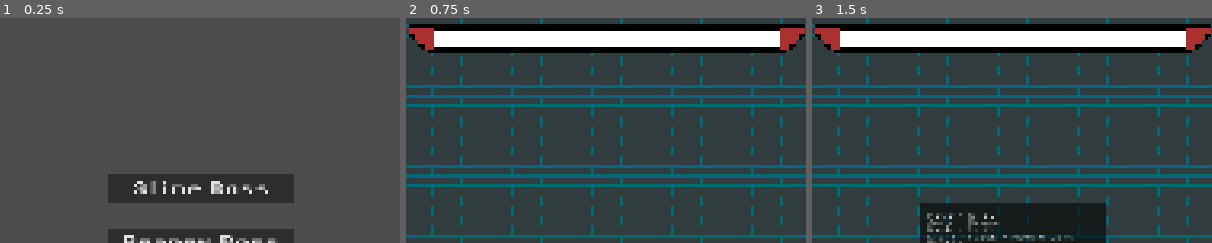
Above: before the commit, frames 1-3 (left to right).
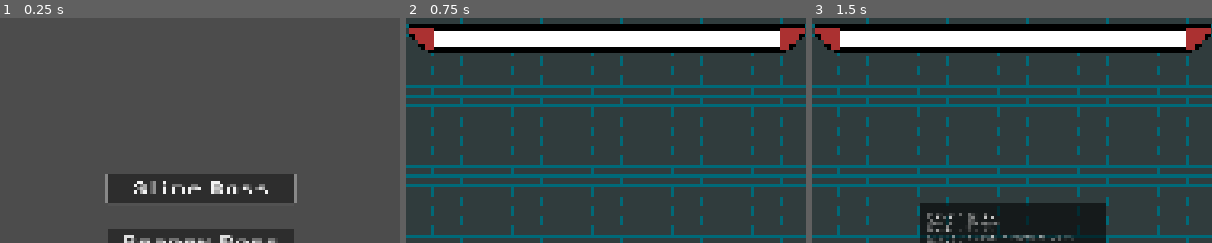
Above: after the commit, the same moments.

Repository: AnejMajnik/soulsvania
Game: Godot game, scene res://scenes/main_menu.tscn
The game is run twice, just before and just after one commit, with the same random seed, the same clock (stepped at 60 frames per second) and the same inputs. Sound files missing from this copy of the repository are replaced by a short silence.
Inputs (mouse positions are % of the whole screen's width and height, from its top left):
- Up to frame 1 (0.25 s): no input
- Up to frame 2 (0.75 s): click "Slime Boss" at 0.5 s
- Up to frame 3 (1.5 s): click (3, 5) at 1.25 s
The pictures show only the part of the screen within x 25-75%, y 0-50%; the shares and areas given below are measured in that part.

The runs differ from the first frame. In frame 1, 0.2% of the frame differs, in the area x 26-75%, y 69-83%; in frame 2, nothing differs; in frame 3, nothing differs.

Commit message:
Added controller menu support

Diff:
--- a/project.godot
+++ b/project.godot
@@ -35,6 +35,14 @@
 
 [input]
 
+ui_accept={
+"deadzone": 0.5,
+"events": [Object(InputEventKey,"resource_local_to_scene":false,"resource_name":"","device":16,"window_id":0,"alt_pressed":false,"shift_pressed":false,"ctrl_pressed":false,"meta_pressed":false,"pressed":false,"keycode":4194309,"physical_keycode":0,"key_label":0,"unicode":0,"location":0,"echo":false,"script":null)
+, Object(InputEventKey,"resource_local_to_scene":false,"resource_name":"","device":16,"window_id":0,"alt_pressed":false,"shift_pressed":false,"ctrl_pressed":false,"meta_pressed":false,"pressed":false,"keycode":4194310,"physical_keycode":0,"key_label":0,"unicode":0,"location":0,"echo":false,"script":null)
+, Object(InputEventKey,"resource_local_to_scene":false,"resource_name":"","device":16,"window_id":0,"alt_pressed":false,"shift_pressed":false,"ctrl_pressed":false,"meta_pressed":false,"pressed":false,"keycode":32,"physical_keycode":0,"key_label":0,"unicode":32,"location":0,"echo":false,"script":null)
+, Object(InputEventJoypadButton,"resource_local_to_scene":false,"resource_name":"","device":-1,"button_index":0,"pressure":0.0,"pressed":true,"script":null)
+]
+}
 move_left={
 "deadzone": 0.2,
 "events": [Object(InputEventKey,"resource_local_to_scene":false,"resource_name":"","device":-1,"window_id":0,"alt_press …(191 unchanged characters)…
@@ -74,6 +82,7 @@
 pause={
 "deadzone": 0.2,
 "events": [Object(InputEventKey,"resource_local_to_scene":false,"resource_name":"","device":-1,"window_id":0,"alt_press …(195 unchanged characters)…
+, Object(InputEventJoypadButton,"resource_local_to_scene":false,"resource_name":"","device":-1,"button_index":6,"pressure":0.0,"pressed":true,"script":null)
 ]
 }
 
--- a/scenes/main_menu.tscn
+++ b/scenes/main_menu.tscn
@@ -17,6 +17,7 @@
 grow_vertical = 2
 
 [node name="Slime Boss" type="Button" parent="CanvasLayer/Control" unique_id=1455752307]
+unique_name_in_owner = true
 layout_mode = 1
 anchors_preset = 5
 anchor_left = 0.5
--- a/scenes/pause_menu.tscn
+++ b/scenes/pause_menu.tscn
@@ -35,6 +35,7 @@
 theme_override_constants/separation = 32
 
 [node name="Resume" type="Button" parent="Control/CenterContainer/PanelContainer/VBoxContainer" unique_id=454452565]
+unique_name_in_owner = true
 layout_mode = 2
 theme_override_fonts/font = ExtResource("1_n87rw")
 theme_override_font_sizes/font_size = 48
--- a/scripts/main_menu.gd
+++ b/scripts/main_menu.gd
@@ -1,5 +1,7 @@
 extends Node2D
 
+func _ready() -> void:
+	%"Slime Boss".grab_focus()
 
 func _on_slime_boss_pressed() -> void:
 	get_tree().change_scene_to_file("res://scenes/boss_fight_1.tscn")
--- a/scripts/pause_menu.gd
+++ b/scripts/pause_menu.gd
@@ -2,6 +2,7 @@
 
 func _ready() -> void:
 	visible = false
+
 
 func _input(_event: InputEvent) -> void:
 	if Input.is_action_just_pressed("pause"):
@@ -11,6 +12,7 @@
 		else:
 			visible = true
 			get_tree().paused = true
+			%Resume.grab_focus()
 
 
 func _on_resume_pressed() -> void:
--- a/scripts/settings_menu.gd
+++ b/scripts/settings_menu.gd
@@ -23,6 +23,8 @@
 	for opt in FULLSCREEN_OPTIONS:
 		full_screen_dropdown.add_item(opt)
 
+	resolution_dropdown.grab_focus()
+
 
 func _on_back_pressed() -> void:
 	get_tree().change_scene_to_file("res://scenes/main_menu.tscn")
Not shown, changed: dev_logs/dev_logs.md
